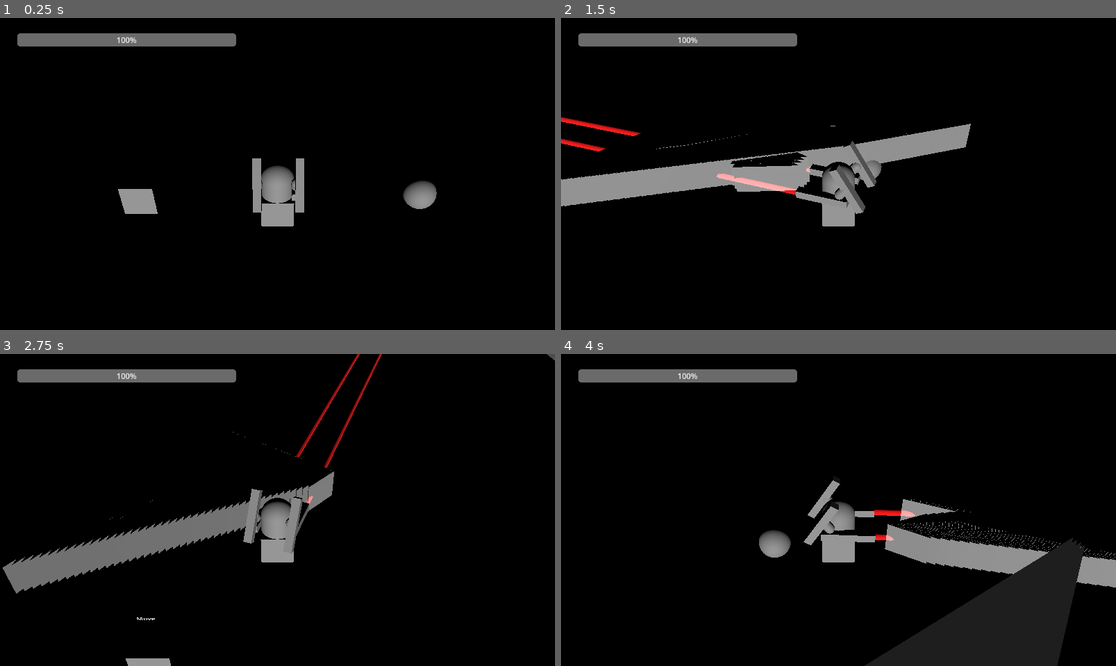
Above: before the commit, frames 1-4 (two rows, left to right).
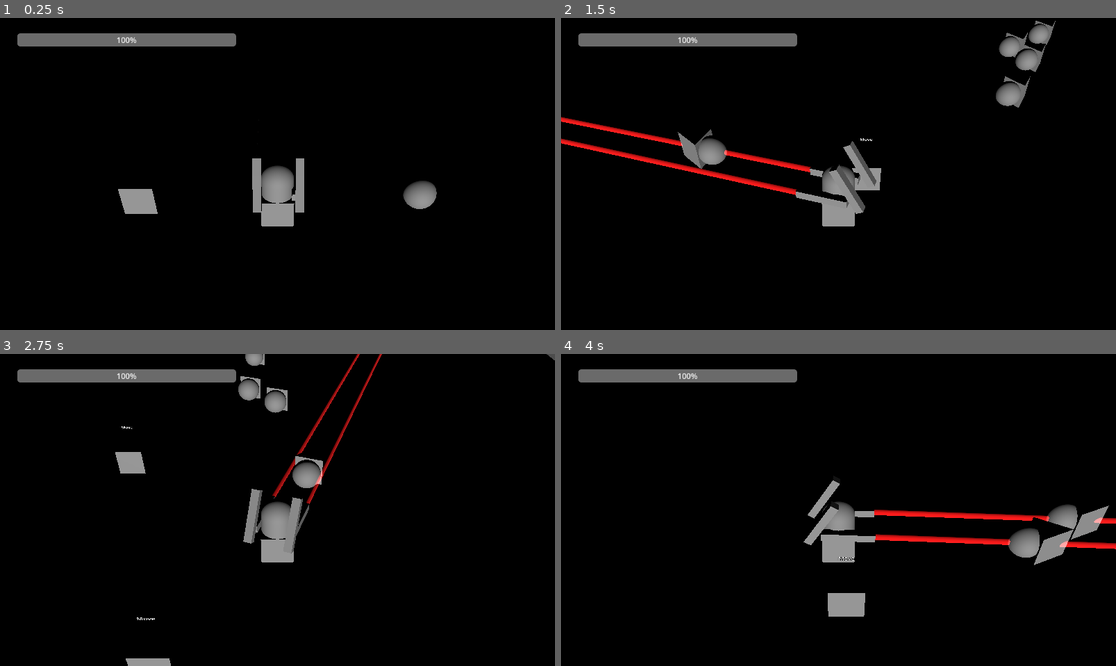
Above: after the commit, the same moments.

Repository: Boyquotes/Mech-Farmer
Game: Godot game, scene res://levels/debug.tscn
The game is run twice, just before and just after one commit, with the same random seed, the same clock (stepped at 60 frames per second) and the same inputs.
Inputs (mouse positions are in pixels of both pictures, inside the frame that each line leads up to):
- Up to frame 1 (0.25 s): no input
- Up to frame 2 (1.5 s): move the mouse to (960, 158) at 0.52 s; press the mouse at (960, 158) at 0.53 s; hold D (move_right) 0.53-1.28 s; right-click (960, 158) at 0.8 s; move the mouse to (727, 189) at 1.27 s; release the mouse at (727, 189) at 1.28 s; hold S (move_down) from 1.28 s (still down); right-click (727, 189) at 1.35 s
- Up to frame 3 (2.75 s): click (166, 525) at 1.55 s; move the mouse to (333, 441) at 2.02 s; release S (move_down) at 2.03 s; press the mouse at (333, 441) at 2.03 s; hold D (move_right) from 2.03 s (still down); right-click (333, 441) at 2.3 s
- Up to frame 4 (4 s): move the mouse to (810, 572) at 2.77 s; release D (move_right) at 2.78 s; release the mouse at (810, 572) at 2.78 s; hold W (move_up) 2.78-3.53 s; right-click (810, 572) at 2.85 s; click (810, 572) at 3.05 s; move the mouse to (1005, 556) at 3.52 s; press the mouse at (1005, 556) at 3.53 s; hold A (move_left) from 3.53 s (still down); right-click (1005, 556) at 3.8 s

The runs differ from the first frame. In frame 1, less than 0.1% of the frame differs, in the area x 47-54%, y 51-56%; in frame 2, 8.0%; in frame 3, 5.9%; in frame 4, 14%, in the area x 35-100%, y 45-100%.

Commit message:
updated player

Diff:
--- a/prefabs/player/player.tscn
+++ b/prefabs/player/player.tscn
@@ -2,7 +2,7 @@
 
 [ext_resource type="Script" path="res://scripts/player/state_machine.gd" id="1_asilg"]
 [ext_resource type="Script" path="res://scripts/player/states/motion/on_ground/idle.gd" id="2_7yaib"]
-[ext_resource type="PackedScene" uid="uid://ccs0m0ecnco21" path="res://prefabs/weapons/primary_weapons/debug_flamethrower.tscn" id="2_ufug7"]
+[ext_resource type="PackedScene" uid="uid://cxqlokkkhycb7" path="res://prefabs/weapons/primary_weapons/debug_cannon.tscn" id="2_8s7dm"]
 [ext_resource type="PackedScene" uid="uid://di0h4jvrj2l1y" path="res://prefabs/weapons/secondary_weapons/debug_launcher.tscn" id="3_hxjqm"]
 [ext_resource type="Script" path="res://scripts/player/states/motion/on_ground/move.gd" id="3_oi43o"]
 
@@ -30,12 +30,12 @@
 [node name="PrimarySlot1" type="Node3D" parent="Torso/Guns"]
 transform = Transform3D(1, 1.79625e-11, 0, 1.40972e-11, 1, -2.32831e-10, 4.65661e-10, -2.32831e-10, 1, 0.556247, 0.163041, -0.30528)
 
-[node name="PrimaryGun" parent="Torso/Guns/PrimarySlot1" instance=ExtResource("2_ufug7")]
+[node name="DebugCannon" parent="Torso/Guns/PrimarySlot1" instance=ExtResource("2_8s7dm")]
 
 [node name="PrimarySlot2" type="Node3D" parent="Torso/Guns"]
 transform = Transform3D(1, 1.76215e-11, 0, 1.42109e-11, 1, -1.16415e-10, 2.91038e-10, -5.82077e-10, 1, -0.594656, 0.161992, -0.304177)
 
-[node name="PrimaryGun" parent="Torso/Guns/PrimarySlot2" instance=ExtResource("2_ufug7")]
+[node name="DebugCannon" parent="Torso/Guns/PrimarySlot2" instance=ExtResource("2_8s7dm")]
 
 [node name="SecondarySlot1" type="Node3D" parent="Torso/Guns"]
 transform = Transform3D(1, 0.00128581, 0.000310462, -0.000374036, 0.5, -0.866026, -0.00126877, 0.866025, 0.500001, 0.644041, 0.664011, 0.495822)
--- a/scripts/player/state_machine.gd
+++ b/scripts/player/state_machine.gd
@@ -15,10 +15,10 @@
 
 
 @onready var torso = get_node("Torso/Guns")
-@onready var primary_gun_1 = torso.get_node("PrimarySlot1/PrimaryGun")
-@onready var primary_gun_2 = torso.get_node("PrimarySlot2/PrimaryGun")
-@onready var secondary_gun_1 = torso.get_node("SecondarySlot1/SecondaryGun")
-@onready var secondary_gun_2 = torso.get_node("SecondarySlot2/SecondaryGun")
+@onready var primary_gun_1 = torso.get_node("PrimarySlot1").get_child(0)
+@onready var primary_gun_2 = torso.get_node("PrimarySlot2").get_child(0)
+@onready var secondary_gun_1 = torso.get_node("SecondarySlot1").get_child(0)
+@onready var secondary_gun_2 = torso.get_node("SecondarySlot2").get_child(0)
 
 @onready var raycast: RayCast3D = torso.get_node("LockOnRayCast")
 
--- a/scripts/weapons/primary_weapons/debug_flamethrower.gd
+++ b/scripts/weapons/primary_weapons/debug_flamethrower.gd
@@ -14,10 +14,6 @@
 		flame_spawn.add_child(projectile)  # Add the projectile to the parent node
 
 		projectile.transform = flame_spawn.transform  # Set the starting position of the projectile
-
-		var direction = -flame_spawn.global_transform.basis.z.normalized()  # Get the direction the projectile should travel
-
-		# projectile.linear_velocity = direction * projectile_speed  # Set the velocity of the projectile
 		projectile.top_level = true
 
 		can_fire = false
